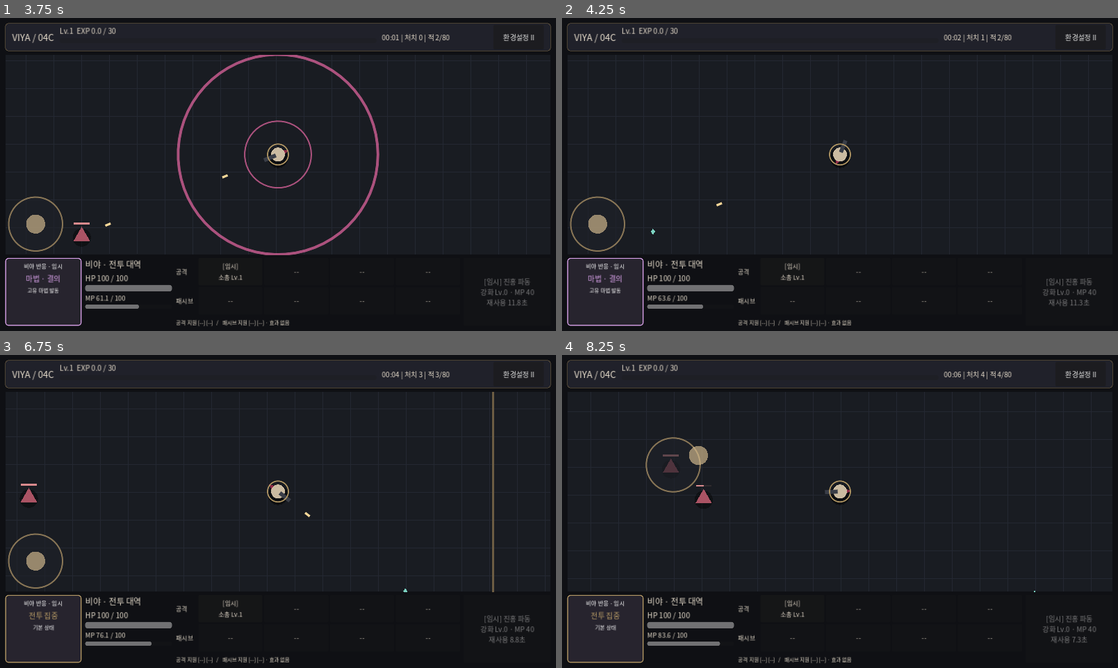
Above: before the commit, frames 1-4 (two rows, left to right).
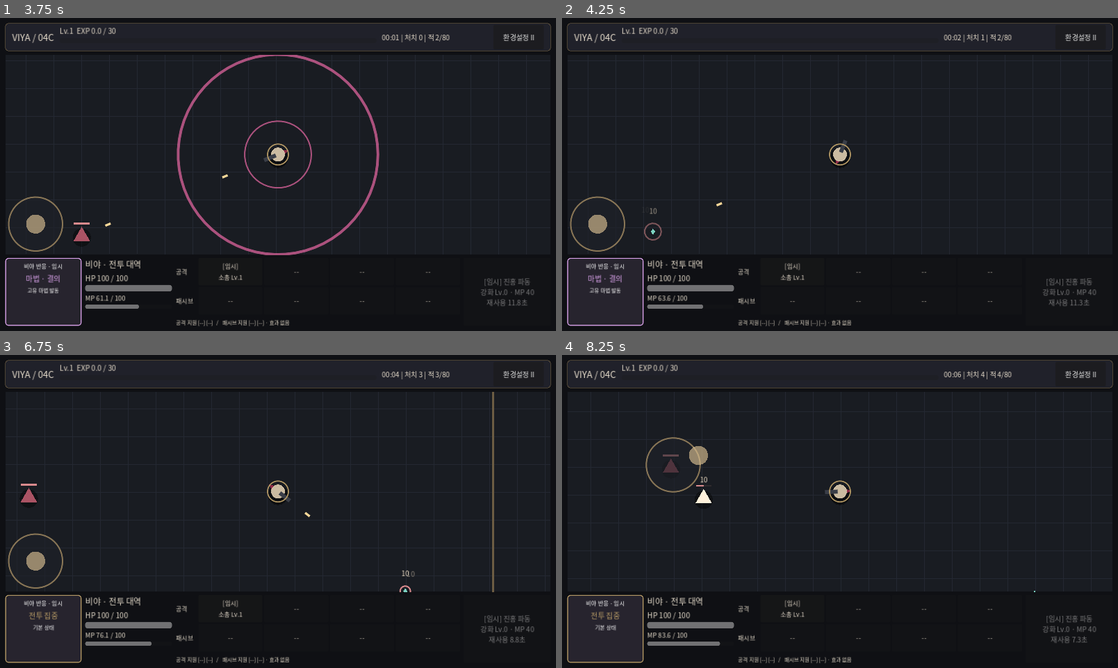
Above: after the commit, the same moments.

Repository: dldlfah/Viya
Game: Godot game, scene res://scenes/main.tscn
Two runs of this game, one before a commit and one after it. Both use one fixed random seed, a clock stepped at 60 frames per second and the inputs below.
Inputs (mouse positions are in pixels of both pictures, inside the frame that each line leads up to):
- Up to frame 1 (3.75 s): click "환경설정 II" at 0.5 s; click "출격" at 1.25 s; click "[임시] 소총 Lv.1" at 2 s; click "닫기 · 이전 화면으로" at 2.75 s; click "[임시] 진홍 파동 강화 Lv.0 · MP 40 터치…" at 3.5 s
- Up to frame 2 (4.25 s): no input
- Up to frame 3 (6.75 s): tap Enter at 4.25 s; move the mouse to (400, 495) at 4.27 s; hold D 4.28-5 s; tap F at 4.35, 5.85 s; click (400, 495) at 4.42 s; tap Space at 5 s; drag from (166, 527) to (250, 574) at 5.02 s; move the mouse to (333, 442) at 5.77 s; hold D 5.78-6.5 s; drag from (250, 574) to (111, 464) at 6.52 s
- Up to frame 4 (8.25 s): tap Enter at 7.25 s; move the mouse to (1006, 558) at 7.27 s; hold A 7.28-8 s; tap F at 7.35 s; drag from (673, 464) to (756, 433) at 8.02 s

Frame 1 is identical in both runs. In frame 2, less than 0.1% of the frame differs, in the area x 14-18%, y 60-72%; in frame 3, less than 0.1%; in frame 4, less than 0.1%, in the area x 24-27%, y 38-48%.

Commit message:
feat: GAME-004D bounded hit, kill and collected-XP cues without gameplay changes [skip ci]

Diff:
--- /dev/null
+++ b/docs/validation/GAME004D_STATIC_REPORT.json
@@ -0,0 +1,115 @@
+{
+  "source_base_commit": "a53d286a48caa6ccc5403ae7165dd0e5d2685e95",
+  "command": "python tools/check_combat_cues.py",
+  "exit_code": 0,
+  "python_version": "3.13.5",
+  "changed_source_contract": {
+    "status": "PASS",
+    "files_checked": 6,
+    "errors": [],
+    "negative_controls": [
+      {
+        "fixture": "missing_reset",
+        "rejected": true
+      },
+      {
+        "fixture": "early_clock",
+        "rejected": true
+      },
+      {
+        "fixture": "changed_damage",
+        "rejected": true
+      },
+      {
+        "fixture": "drop_as_collection",
+        "rejected": true
+      },
+      {
+        "fixture": "unbounded_visuals",
+        "rejected": true
+      },
+      {
+        "fixture": "cosmetic_rng",
+        "rejected": true
+      },
+      {
+        "fixture": "mutable_view",
+        "rejected": true
+      },
+      {
+        "fixture": "unregistered_test",
+        "rejected": true
+      }
+    ],
+    "source_sha256": {
+      "scripts/combat/run_state.gd": "b36cf1b3700750631a2940feb334c19169ea1b1f25efea9fb610e879ca858678",
+      "scripts/combat/battle_view.gd": "2a6d96aac15411be105057716cb34d569f43a15829fe0c6695b4439715dfb74b",
+      "scripts/combat/combat_cues.gd": "ab4fbf025127efe6a6b152adb57fdd007b3a0c8db53be97f48e89663eda68c58",
+      "tests/test_combat_cues.gd": "7eb89735f7482c028507d0868ada3e267c5341110482f77b10106266c5eb7dba",
+      "tools/check_project.py": "16fe5d66ea2d93222de3c237defecb6b320e8b8a26c547bf5e04a6dc61ccc202",
+      "tools/check_combat_cues.py": "07e182e9d1adc974ebacac88b2e5dd99270109db05a94bb42543487ba942528d"
+    },
+    "source_fingerprint": "574b1acfb2ea88ead5152e97305d66867bec6662076345a23dd639aef2cf9705",
+    "baseline_run_blob": "c89a0e3f1aa8a0ffec0855a3fbd6b84f68b1e9b1",
+    "baseline_runner_blob": "1ab68ad8a51271e3d47db8b02d433991f42e8d6c",
+    "scope": "Changed-source UTF-8/delimiters/Python syntax, hook order, bounds, isolation, additive RunState restoration to exact Git blob and preserved engine runner. NOT Godot parser/type/runtime, visual quality, input dispatch, or FPS."
+  },
+  "unchanged_run_functions": [
+    "set_paused",
+    "damage_player",
+    "add_enemy",
+    "add_pickup",
+    "grant_xp",
+    "select_skill",
+    "acknowledge_exhausted",
+    "_begin_choice_if_needed",
+    "cast_ultimate",
+    "_effect_rank",
+    "_refresh_stats",
+    "_spawn_enemy",
+    "_move_enemies",
+    "_nearest",
+    "_auto_fire",
+    "_projectile",
+    "_burst",
+    "_effect",
+    "_tick_skills",
+    "_move_bullets",
+    "result_summary",
+    "_summary",
+    "has_active_run",
+    "request_transition",
+    "cancel_transition",
+    "confirm_transition",
+    "interrupt_transition",
+    "_valid_confirmation",
+    "_finish_run",
+    "return_to_ready"
+  ],
+  "validation_notes": [
+    "RunState and original runner reconstructed and matched exact Git blobs before editing.",
+    "Removing the reviewed additive cue hooks exactly reproduces the original RunState blob.",
+    "New visual checker initially matched a comment as code; comment filtering was fixed and all controls rerun.",
+    "No Python substitute of gameplay was used. Authored GDScript tests are not run."
+  ],
+  "godot_runtime": {
+    "status": "NOT_VERIFIED",
+    "reason": "No Godot executable found in current PATH or searched runtime directories. Official binary download was not obtained; no parser/type/runtime test ran."
+  },
+  "full_project_regression": "NOT_RUN",
+  "rendered_screen": "NOT_VERIFIED",
+  "windows_f5": "NOT_VERIFIED",
+  "android_device": "NOT_VERIFIED",
+  "ios_device": "NOT_VERIFIED",
+  "visual_caps": {
+    "events": 48,
+    "flashes": 80
+  },
+  "visual_seconds": {
+    "flash": 0.12,
+    "hit": 0.5,
+    "kill": 0.35,
+    "xp": 0.7
+  },
+  "rng_equivalence_engine_test": "AUTHORED_NOT_RUN"
+}
--- a/scripts/combat/battle_view.gd
+++ b/scripts/combat/battle_view.gd
@@ -27,7 +27,9 @@
 		var at := _screen(enemy["p"])
 		if Rect2(Vector2.ZERO, size).grow(30).has_point(at):
 			draw_circle(at + Vector2(0, 5), 21, Color(0, 0, 0, 0.4))
-			draw_colored_polygon(PackedVector2Array([at + Vector2(0, -20), at + Vector2(19, 13), at + Vector2(-19, 13)]), Color("aa5364"))
+			var flash: float = simulation.cues.flash_alpha(int(enemy["id"]))
+			var enemy_color: Color = Color("aa5364").lerp(Color("fff1db"), flash)
+			draw_colored_polygon(PackedVector2Array([at + Vector2(0, -20), at + Vector2(19, 13), at + Vector2(-19, 13)]), enemy_color)
 			draw_rect(Rect2(at + Vector2(-18, -29), Vector2(36, 4)), Color("302b2e"))
 			draw_rect(Rect2(at + Vector2(-18, -29), Vector2(36.0 * enemy["hp"] / 20.0, 4)), Color("d98a8d"))
 	for bullet in simulation.bullets:
@@ -51,3 +53,38 @@
 	draw_circle(center, 16.0, player_color)
 	draw_line(center + direction * 6.0, center + direction * 34.0, Color("3a3e48"), 8.0, true)
 	draw_arc(center, 24.0, 0.0, TAU, 36, Color("b69a65"), 1.4, true)
+	_draw_combat_cues()
+
+func _draw_combat_cues() -> void:
+	# One existing canvas, no spawned labels/particles/timers and no state writes.
+	if not simulation.cues.enabled:
+		return
+	var font: Font = get_theme_default_font()
+	var visible_area := Rect2(Vector2.ZERO, size).grow(40.0)
+	for event in simulation.cues.events:
+		var at: Vector2 = _screen(event["p"])
+		if not visible_area.has_point(at):
+			continue
+		var fraction: float = clampf(float(event["life"]) / float(event["duration"]), 0.0, 1.0)
+		var progress: float = 1.0 - fraction
+		var kind: String = event["kind"]
+		if kind == "kill":
+			var ring := Color("d98a8d", fraction)
+			draw_arc(at, 12.0 + progress * 15.0, 0.0, TAU, 16, ring, 2.0, true)
+			continue
+		if font == null:
+			continue
+		var text: String
+		var color: Color
+		if kind == "xp":
+			text = "+%.2f XP" % float(event["amount"])
+			color = Color("7cd3c1", fraction)
+			at += Vector2(24.0, -18.0 - progress * 22.0)
+		else:
+			text = ("!%d" if bool(event["critical"]) else "%d") % int(event["amount"])
+			color = Color("f6d798" if bool(event["critical"]) else "fff1db", fraction)
+			at += Vector2(0.0, -35.0 - progress * 18.0)
+		var width: float = font.get_string_size(text, HORIZONTAL_ALIGNMENT_LEFT, -1, 16).x
+		at.x -= width * 0.5
+		draw_string_outline(font, at, text, HORIZONTAL_ALIGNMENT_LEFT, -1, 16, 2, Color(0.03, 0.03, 0.04, fraction))
+		draw_string(font, at, text, HORIZONTAL_ALIGNMENT_LEFT, -1, 16, color)
--- /dev/null
+++ b/scripts/combat/combat_cues.gd
@@ -0,0 +1,94 @@
+extends RefCounted
+## Bounded presentation data. Receives committed events; never owns gameplay or RNG.
+const MAX_EVENTS := 48
+const MAX_FLASHES := 80
+const FLASH_SECONDS := 0.12
+const HIT_SECONDS := 0.50
+const KILL_SECONDS := 0.35
+const XP_SECONDS := 0.70
+const HIT_MERGE_WINDOW := 0.06
+const XP_MERGE_WINDOW := 0.10
+var enabled: bool = true
+var events: Array[Dictionary] = []
+var flashes: Dictionary = {}
+
+func reset() -> void:
+	events.clear()
+	flashes.clear()
+
+func set_enabled(value: bool) -> void:
+	# Diagnostic switch: no influence on the authoritative simulation.
+	enabled = value
+	if not enabled:
+		reset()
+
+func record_hit(id: int, at: Vector2, hp_lost: int, critical: bool) -> void:
+	if not enabled or hp_lost <= 0:
+		return
+	if not flashes.has(id) and flashes.size() >= MAX_FLASHES:
+		flashes.erase(flashes.keys()[0])
+	flashes[id] = FLASH_SECONDS
+	# Shotgun pellets on one target share a short number, not a node per pellet.
+	var recent: Dictionary = _recent("hit", id, HIT_MERGE_WINDOW)
+	if not recent.is_empty():
+		recent["amount"] += hp_lost
+		recent["critical"] = bool(recent["critical"]) or critical
+		recent["p"] = at
+		recent["life"] = HIT_SECONDS
+		return
+	_push("hit", id, at, float(hp_lost), critical, HIT_SECONDS)
+
+func record_kill(id: int, at: Vector2) -> void:
+	if not enabled:
+		return
+	flashes.erase(id)
+	_push("kill", id, at, 0.0, false, KILL_SECONDS)
+
+func record_collected_xp(at: Vector2, amount: float) -> void:
+	if not enabled or amount <= 0.0 or not is_finite(amount):
+		return
+	var recent: Dictionary = _recent("xp", 0, XP_MERGE_WINDOW)
+	if not recent.is_empty():
+		recent["amount"] += amount
+		recent["p"] = at
+		recent["life"] = XP_SECONDS
+		return
+	_push("xp", 0, at, amount, false, XP_SECONDS)
+
+func _recent(kind: String, id: int, window: float) -> Dictionary:
+	for i in range(events.size() - 1, -1, -1):
+		var event: Dictionary = events[i]
+		if event["kind"] == kind and int(event["id"]) == id:
+			if float(event["duration"]) - float(event["life"]) <= window:
+				return event
+			break
+	return {}
+
+func _push(kind: String, id: int, at: Vector2, amount: float, critical: bool, duration: float) -> void:
+	if events.size() >= MAX_EVENTS:
+		events.pop_front() # Drop only an old visual; never damage or XP rewards.
+	events.append({"kind": kind, "id": id, "p": at, "amount": amount,
+		"critical": critical, "life": duration, "duration": duration})
+
+func advance(delta: float) -> void:
+	# RunState calls this once, after its RUNNING guard, with simulation delta.
+	if not enabled or delta <= 0.0 or not is_finite(delta):
+		return
+	for id in flashes.keys():
+		var remaining: float = maxf(0.0, float(flashes[id]) - delta)
+		if remaining <= 0.0:
+			flashes.erase(id)
+		else:
+			flashes[id] = remaining
+	for i in range(events.size() - 1, -1, -1):
+		events[i]["life"] = maxf(0.0, float(events[i]["life"]) - delta)
+		if float(events[i]["life"]) <= 0.0:
+			events.remove_at(i)
+
+func flash_alpha(id: int) -> float:
+	if not enabled:
+		return 0.0
+	return clampf(float(flashes.get(id, 0.0)) / FLASH_SECONDS, 0.0, 1.0)
+
+func snapshot() -> Dictionary:
+	return {"events": events.duplicate(true), "flashes": flashes.duplicate(true)}
--- a/scripts/combat/run_state.gd
+++ b/scripts/combat/run_state.gd
@@ -3,6 +3,7 @@
 const Growth = preload("res://scripts/progression/growth_state.gd")
 const MagicState = preload("res://scripts/combat/magic_state.gd")
 const FeedbackState = preload("res://scripts/combat/feedback_state.gd")
+const CombatCues = preload("res://scripts/combat/combat_cues.gd")
 enum Phase { READY, RUNNING, PAUSED, DEFEAT, CHOOSING, ABANDONED }
 const WORLD_SIZE := Vector2(1800.0, 1200.0)
 const PLAYER_SPEED := 235.0
@@ -36,6 +37,7 @@
 var growth = Growth.new()
 var magic = MagicState.new()
 var feedback = FeedbackState.new()
+var cues = CombatCues.new()
 var skill_clocks: Dictionary = {}
 var stats := {"power": 1.0, "rate": 1.0, "speed": PLAYER_SPEED,
 	"pickup": 80.0, "xp": 1.0, "crit": 0.0, "regen": 0.0, "ultimate": 0}
@@ -70,6 +72,7 @@
 		return false
 	magic.reset(candidate, character_id)
 	feedback.reset()
+	cues.reset()
 	navigation_ticket += 1
 	transition_action = ""
 	_finished_result.clear()
@@ -199,6 +202,7 @@
 		return
 	var dt := minf(delta, 0.05)
 	feedback.advance(dt, true)
+	cues.advance(dt)
 	elapsed += dt
 	hurt_clock = maxf(0.0, hurt_clock - dt)
 	var movement := direction.limit_length(1.0)
@@ -246,6 +250,7 @@
 			pickups.remove_at(i)
 	if reward > 0.0:
 		grant_xp(reward)
+		cues.record_collected_xp(player, reward)
 
 func _spawn_enemy() -> void:
 	if enemies.size() >= MAX_ENEMIES:
@@ -306,13 +311,21 @@
 		if int(enemies[i]["id"]) != id:
 			continue
 		var damage := base_damage * float(stats["power"])
+		var critical: bool = false
+		var previous_hp: int = int(enemies[i]["hp"])
+		var hit_at: Vector2 = enemies[i]["p"]
 		if float(stats["crit"]) > 0.0 and rng.randf() < float(stats["crit"]):
 			damage *= 2.0
+			critical = true
 		enemies[i]["hp"] -= maxi(1, int(ceil(damage)))
+		# Display HP actually removed, not theoretical overkill damage. Reuse the crit roll.
+		var hp_lost: int = maxi(0, previous_hp - maxi(0, int(enemies[i]["hp"])))
+		cues.record_hit(id, hit_at, hp_lost, critical)
 		if enemies[i]["hp"] <= 0:
 			add_pickup(enemies[i]["p"])
 			enemies.remove_at(i)
 			kills += 1
+			cues.record_kill(id, hit_at)
 		return
 
 func _burst(at: Vector2, radius: float, damage: float, kind: String) -> void:
--- /dev/null
+++ b/tests/test_combat_cues.gd
@@ -0,0 +1,189 @@
+extends SceneTree
+## REAL GDScript tests. Python source checks are not execution of these cases.
+const RunState = preload("res://scripts/combat/run_state.gd")
+const Cues = preload("res://scripts/combat/combat_cues.gd")
+var checks: int = 0
+var failures: Array[String] = []
+
+func _initialize() -> void:
+	call_deferred("_run")
+
+func verify(condition: bool, description: String) -> void:
+	checks += 1
+	if not condition:
+		failures.append(description)
+		printerr("FAIL: ", description)
+
+func quiet_state():
+	var state = RunState.new()
+	verify(state.start(42), "Production state starts")
+	state.spawn_clock = 999.0
+	state.shot_clock = 999.0
+	return state
+
+func of_kind(cues, kind: String) -> Array[Dictionary]:
+	var result: Array[Dictionary] = []
+	for event in cues.events:
+		if event["kind"] == kind:
+			result.append(event.duplicate(true))
+	return result
+
+func gameplay_snapshot(state) -> String:
+	# Everything authoritative, deliberately excluding the presentation-only cues.
+	return var_to_str([state.phase, state.player, state.facing, state.hp, state.max_hp,
+		state.elapsed, state.kills, state.shots, state.shot_clock, state.spawn_clock,
+		state.hurt_clock, state.enemies, state.bullets, state.pickups, state.effects,
+		state.rng.state, state.growth.rng.state, state.growth.level, state.growth.xp,
+		state.growth.pending, state.growth.offer, state.growth.owned, state.growth.ticket,
+		state.growth.revision, state.skill_clocks, state.stats, state.magic.mana,
+		state.magic.cooldown_left, state.magic.ticket, state.magic.casts,
+		state.navigation_ticket, state.transition_action, state.result_summary(),
+		state.feedback.snapshot(state.hp, state.max_hp)])
+
+func frozen_cues(state, description: String) -> void:
+	var snapshot: String = var_to_str(state.cues.snapshot())
+	state.step(0.05, Vector2.RIGHT)
+	verify(snapshot == var_to_str(state.cues.snapshot()), description)
+
+func _run() -> void:
+	var cues = Cues.new()
+	cues.record_hit(1, Vector2.ZERO, 0, false)
+	cues.record_collected_xp(Vector2.ZERO, NAN)
+	verify(cues.events.is_empty(), "Invalid visual events ignored")
+	cues.record_hit(1, Vector2.ZERO, 4, false)
+	cues.record_hit(1, Vector2.ONE, 3, true)
+	verify(cues.events.size() == 1 and cues.events[0]["amount"] == 7.0 and cues.events[0]["critical"], "Nearby pellet impacts coalesce without a second crit roll")
+	var copy: Dictionary = cues.snapshot()
+	copy["events"][0]["amount"] = -99.0
+	verify(cues.events[0]["amount"] == 7.0, "Snapshot cannot mutate visual state")
+	cues.record_collected_xp(Vector2.ZERO, 5.6)
+	cues.record_collected_xp(Vector2.ZERO, 5.6)
+	verify(of_kind(cues, "xp").size() == 1 and is_equal_approx(of_kind(cues, "xp")[0]["amount"], 11.2), "Collected fractional XP coalesces without rounding its value")
+	var visual_before: String = var_to_str(cues.snapshot())
+	cues.advance(NAN)
+	cues.advance(-1.0)
+	verify(visual_before == var_to_str(cues.snapshot()), "Invalid time does not corrupt visual state")
+	cues.advance(1.0)
+	verify(cues.events.is_empty() and cues.flashes.is_empty(), "All expired events and flashes removed")
+	for id in range(Cues.MAX_FLASHES + 30):
+		cues.record_hit(id + 1, Vector2.ZERO, 1, false)
+	verify(cues.events.size() == Cues.MAX_EVENTS and cues.flashes.size() == Cues.MAX_FLASHES, "Both arrays are bounded even under synthetic overload")
+	cues.set_enabled(false)
+	cues.record_kill(1, Vector2.ZERO)
+	verify(cues.events.is_empty() and cues.flashes.is_empty(), "Disabling presentation clears visuals only")
+	var state = quiet_state()
+	state._damage_enemy(999, 30.0)
+	state.add_pickup(state.player + Vector2(300, 0), 5.0)
+	verify(state.cues.events.is_empty(), "Missing target and drop creation are not hit/collection events")
+	state.add_enemy(state.player + Vector2(150, 0))
+	var id: int = state.enemies[0]["id"]
+	state._auto_fire()
+	verify(state.cues.events.is_empty(), "Firing without impact produces no hit cue")
+	state._damage_enemy(id, 7.0)
+	verify(state.enemies[0]["hp"] == 13 and of_kind(state.cues, "hit")[0]["amount"] == 7.0, "Confirmed HP loss drives exact damage cue")
+	verify(state.cues.flash_alpha(id) == 1.0, "Confirmed hit highlights the correct live enemy")
+	state._damage_enemy(id, 100.0)
+	verify(state.kills == 1 and of_kind(state.cues, "hit")[0]["amount"] == 20.0, "Overkill label counts remaining HP only, gameplay kill unchanged")
+	verify(of_kind(state.cues, "kill").size() == 1 and of_kind(state.cues, "xp").is_empty(), "Real kill creates one death cue, not an XP award cue")
+	verify(state.cues.flash_alpha(id) == 0.0, "Dead enemy flash removed")
+	visual_before = var_to_str(state.cues.snapshot())
+	state._damage_enemy(id, 100.0)
+	verify(visual_before == var_to_str(state.cues.snapshot()) and state.kills == 1, "Removed target cannot emit a duplicate kill")
+	state = quiet_state()
+	state.stats["crit"] = 1.0
+	state.add_enemy(state.player + Vector2(80, 0))
+	state._damage_enemy(state.enemies[0]["id"], 3.0)
+	verify(state.enemies[0]["hp"] == 14 and of_kind(state.cues, "hit")[0]["critical"], "Critical cue reuses the real doubled damage")
+	# Actual projectile traversal, not just the internal damage helper.
+	state = quiet_state()
+	state.add_enemy(state.player + Vector2(120, 0))
+	state._projectile(Vector2.RIGHT, 4.0, 1)
+	for frame in range(12):
+		state.step(1.0 / 60.0, Vector2.ZERO)
+	verify(not of_kind(state.cues, "hit").is_empty() and state.enemies[0]["hp"] == 16, "Swept projectile collision feeds hit cues")
+	state = quiet_state()
+	state.stats["xp"] = 1.12
+	state.add_pickup(state.player, 5.0)
+	state.step(0.01, Vector2.ZERO)
+	verify(is_equal_approx(state.growth.xp, 5.6) and is_equal_approx(of_kind(state.cues, "xp")[0]["amount"], 5.6), "Actual pickup and XP multiplier feed the same amount")
+	state = quiet_state()
+	state.add_pickup(state.player, 30.0)
+	state.step(0.01, Vector2.ZERO)
+	verify(state.phase == RunState.Phase.CHOOSING and of_kind(state.cues, "xp").size() == 1, "Level-up-triggering pickup still gets its collection cue")
+	frozen_cues(state, "Choosing freezes cue lifetime")
+	var ticket: int = state.growth.ticket
+	var offer: Array[String] = state.growth.offer.duplicate()
+	state.set_paused(true)
+	frozen_cues(state, "Settings freeze cue lifetime")
+	state.set_paused(false)
+	verify(state.request_transition("leave", state.navigation_ticket), "Confirmation enters from pending choice")
+	frozen_cues(state, "Confirmation freezes cue lifetime")
+	verify(state.cancel_transition(state.navigation_ticket), "Confirmation cancel succeeds")
+	verify(state.growth.offer == offer and state.growth.ticket == ticket, "Cancel preserves exact growth offer")
+	verify(state.select_skill(offer[0], ticket), "Choice returns to running")
+	state.step(0.05, Vector2.ZERO)
+	verify(float(of_kind(state.cues, "xp")[0]["life"]) < Cues.XP_SECONDS, "Cue lifetime resumes with simulation time")
+	verify(state.request_transition("leave", state.navigation_ticket), "Request abandonment")
+	verify(state.confirm_transition(state.navigation_ticket), "Confirmed abandonment succeeds")
+	frozen_cues(state, "Abandonment freezes cue lifetime")
+	verify(state.return_to_ready(state.navigation_ticket), "Result returns to ready")
+	frozen_cues(state, "Ready does not advance previous combat cues")
+	state.start(42)
+	verify(state.cues.events.is_empty() and state.cues.flashes.is_empty(), "Restart clears every combat cue")
+	state.cues.record_collected_xp(state.player, 1.0)
+	state.damage_player(1000)
+	frozen_cues(state, "Defeat freezes cue lifetime")
+	# Large real burst: cosmetic caps must never suppress kills or XP drops.
+	state = quiet_state()
+	for n in range(RunState.MAX_ENEMIES):
+		state.add_enemy(state.player + Vector2.from_angle(float(n) * 0.2) * 100.0)
+	var magic_ticket: int = state.magic.ticket
+	verify(state.cast_ultimate(magic_ticket), "Real area magic accepted")
+	verify(state.kills == RunState.MAX_ENEMIES and state.pickups.size() == RunState.MAX_ENEMIES, "Cosmetic overflow loses neither kills nor XP drops")
+	verify(state.cues.events.size() <= Cues.MAX_EVENTS and state.cues.flashes.is_empty(), "Area-kill visual storage remains bounded")
+	visual_before = var_to_str(state.cues.snapshot())
+	verify(not state.cast_ultimate(magic_ticket) and visual_before == var_to_str(state.cues.snapshot()), "Rejected duplicate magic emits no combat cues")
+	# Differential test: identical authoritative state with visuals enabled/disabled.
+	var a = quiet_state()
+	var b = quiet_state()
+	b.cues.set_enabled(false)
+	for current in [a, b]:
+		current.stats["crit"] = 0.35
+		current.add_enemy(current.player + Vector2(100, 0))
+		current._damage_enemy(current.enemies[0]["id"], 5.0)
+		current.cast_ultimate(current.magic.ticket)
+		current.add_pickup(current.player, 30.0)
+	var identical: bool = true
+	for frame in range(180):
+		a.step(1.0 / 60.0, Vector2.RIGHT)
+		b.step(1.0 / 60.0, Vector2.RIGHT)
+		identical = identical and gameplay_snapshot(a) == gameplay_snapshot(b)
+		if a.phase == RunState.Phase.CHOOSING:
+			var chosen: String = a.growth.offer[0]
+			a.select_skill(chosen, a.growth.ticket)
+			b.select_skill(chosen, b.growth.ticket)
+	verify(identical, "Visual switch preserves damage, XP, RNG streams, offers, tickets and timers over 180 production steps")
+	# Active F5 scene: same RunState/View and the existing read-only detail modal.
+	var scene = load("res://scenes/main.tscn").instantiate()
+	root.add_child(scene)
+	await process_frame
+	scene.set_physics_process(false)
+	scene.start_button.pressed.emit()
+	scene.simulation.spawn_clock = 999.0
+	scene.simulation.add_enemy(scene.simulation.player + Vector2(100, 0))
+	scene.simulation._damage_enemy(scene.simulation.enemies[0]["id"], 5.0)
+	verify(scene.view.simulation == scene.simulation and not scene.view.simulation.cues.events.is_empty(), "Active F5 View reads the same accepted combat events")
+	visual_before = var_to_str(scene.simulation.cues.snapshot())
+	scene.slot_buttons[0].pressed.emit()
+	scene._physics_process(0.05)
+	verify(scene._detail_open and visual_before == var_to_str(scene.simulation.cues.snapshot()), "Actual skill detail pauses combat cues")
+	scene.detail_return_button.pressed.emit()
+	scene.view.queue_redraw()
+	await process_frame
+	scene.begin_run()
+	verify(scene.simulation.cues.events.is_empty(), "Active UI restart clears the presentation state")
+	scene.queue_free()
+	await process_frame
+	await process_frame
+	print(JSON.stringify({"checks": checks, "failures": failures, "status": "PASS" if failures.is_empty() else "FAIL"}))
+	quit(0 if failures.is_empty() else 1)
